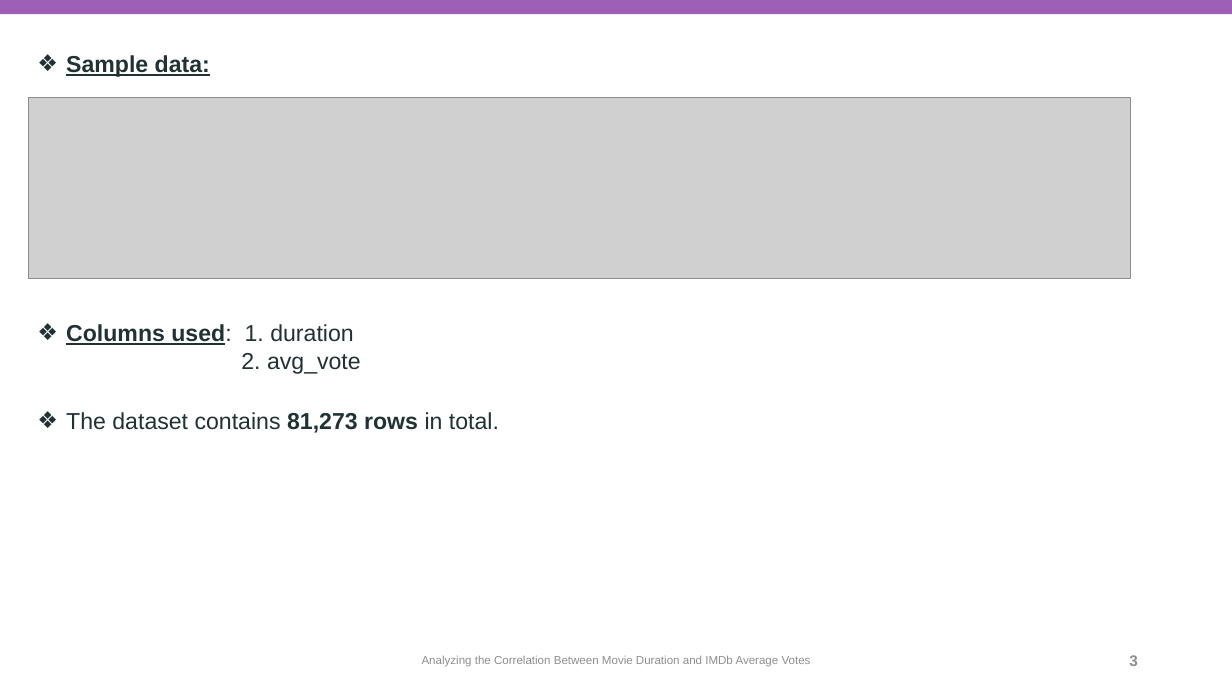
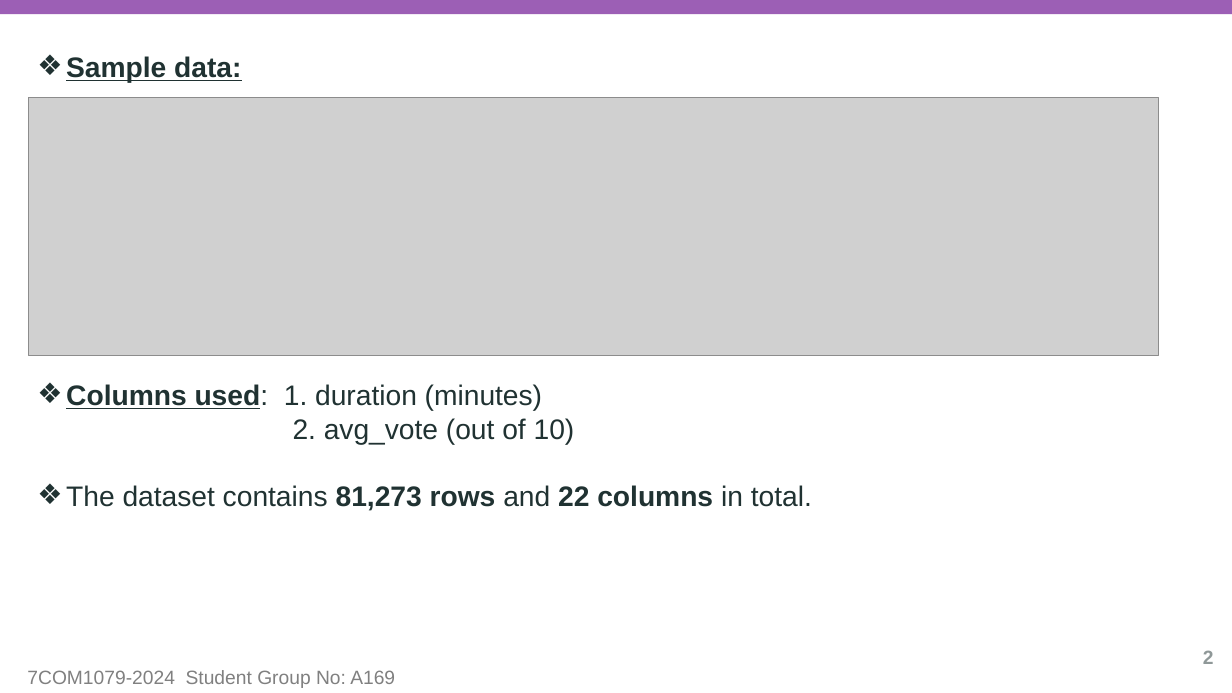
Before and after one commit to esu0hg/Group_A169, a slide deck: slide 2 of reseach_question_presentation_template.pptx (slide 3 before the commit). Drawn at 1232x693 pixels with LibreOffice and Linux fonts; fonts in the diff are those of the drawing; grey boxes stand for pictures; background and template pictures are left out. Boxes give left, top, right and bottom in pixels: in the first picture for what was removed or moved away, otherwise in the second. Text is boxed around its words. In the diff, an @@ line names an element or a change of style, - is before the commit and + after.

```diff
--- a/reseach_question_presentation_template.pptx
+++ b/reseach_question_presentation_template.pptx
@@ text "Sample data:" at (66,56,241,83): size 18 to 22 pt @@
@@ picture: place and size @@
-picture at (29,97,1131,278)
+picture at (29,97,1159,355)
@@ text at (66,384,575,445): text changed; size 18 to 22 pt @@
-❖ Columns used: 1. duration
-        2. avg_vote
+❖ Columns used: 1. duration (minutes)
+        2. avg_vote (out of 10)
@@ text at (66,485,812,511): text changed; size 18 to 22 pt @@
-❖ The dataset contains 81,273 rows in total.
+❖ The dataset contains 81,273 rows and 22 columns in total.
@@ text removed at (422,655,811,667) @@
-Analyzing the Correlation Between Movie Duration and IMDb Average Votes
@@ page number removed at (1129,655,1138,666) @@
-3
@@ page number added at (1203,650,1214,664), 15 pt, text #8F9898, bold @@
+2
@@ text added at (27,670,395,688), 15 pt, text #808080 @@
+7COM1079-2024 Student Group No: A169
```
Also in this commit, not shown: 2 other slides changed, 2 slides added, 3 slides removed.
